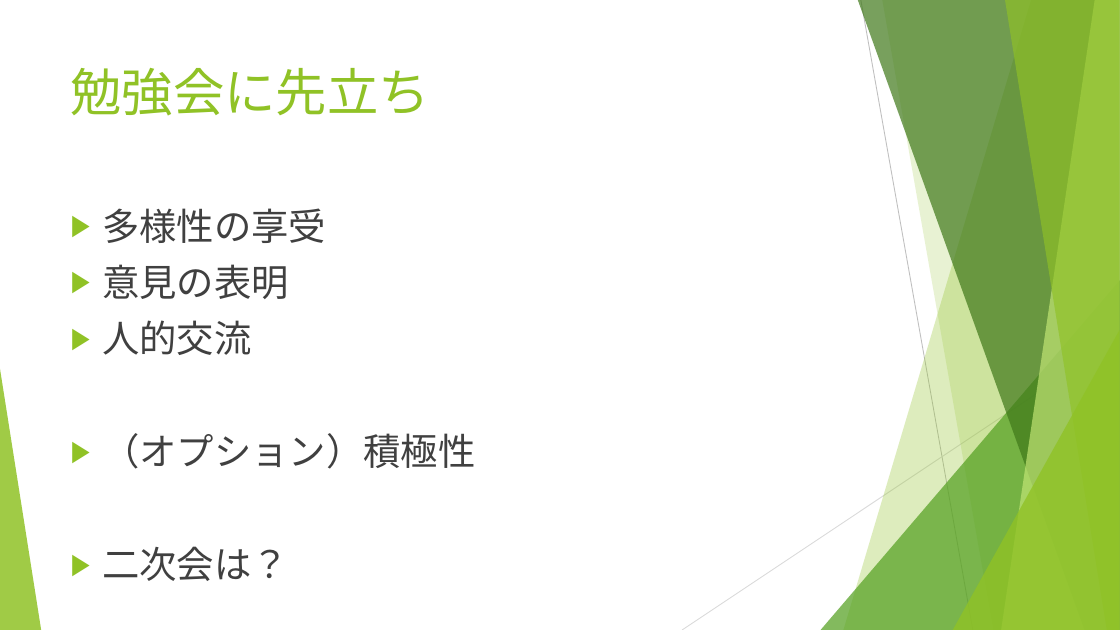
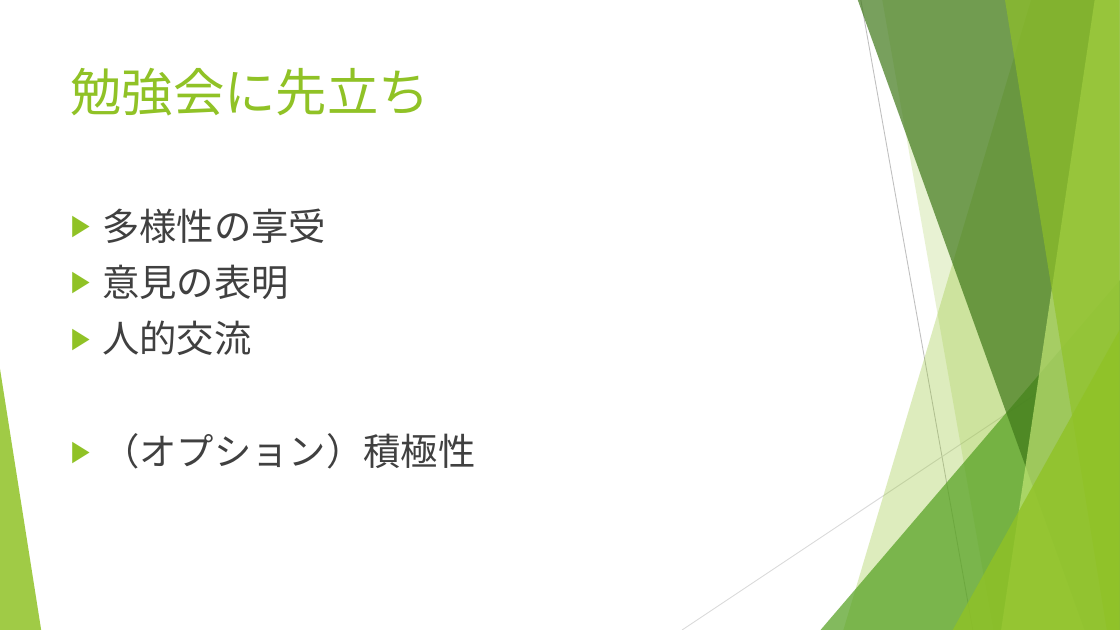
Before and after one commit to igapyon/docs, a slide deck: slide 2 of ppt/codegendev-selfintro-Title.pptx. Drawn at 1120x630 pixels with LibreOffice and Linux fonts; fonts in the diff are those of the drawing. Boxes give left, top, right and bottom in pixels: in the first picture for what was removed or moved away, otherwise in the second. Text is boxed around its words. In the diff, an @@ line names an element or a change of style, - is before the commit and + after.

```diff
--- a/ppt/codegendev-selfintro-Title.pptx
+++ b/ppt/codegendev-selfintro-Title.pptx
@@ text at (102,546,289,581): paragraph removed @@
-▶ 二次会は？
```
Also in this commit, not shown: 1 other slide changed, 1 slide added, 1 other file.
